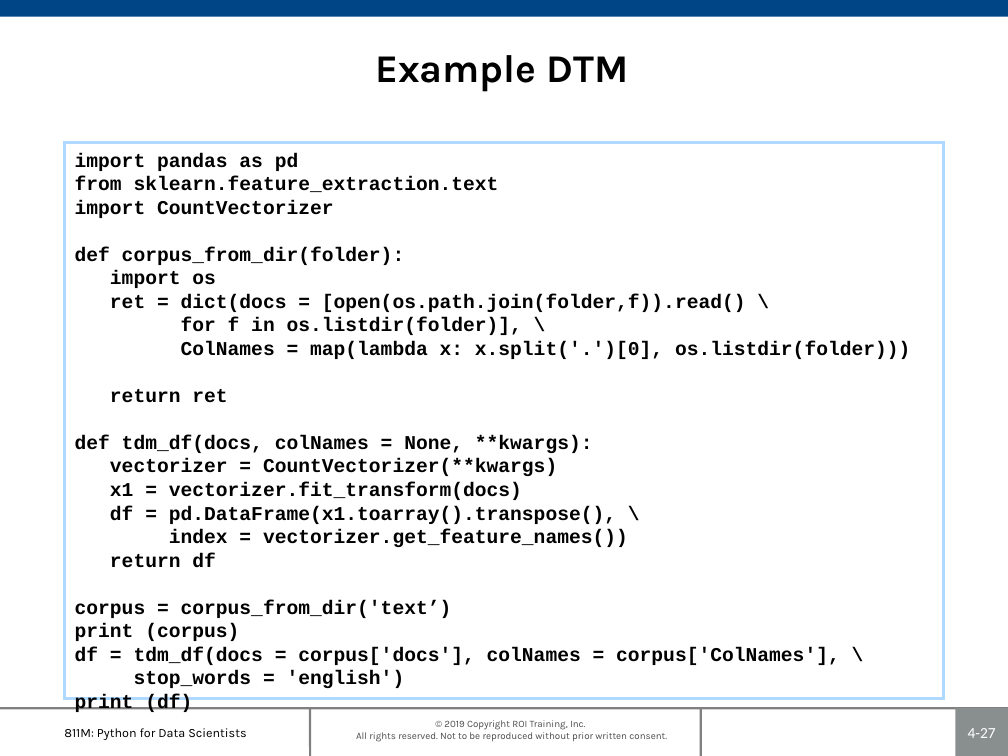
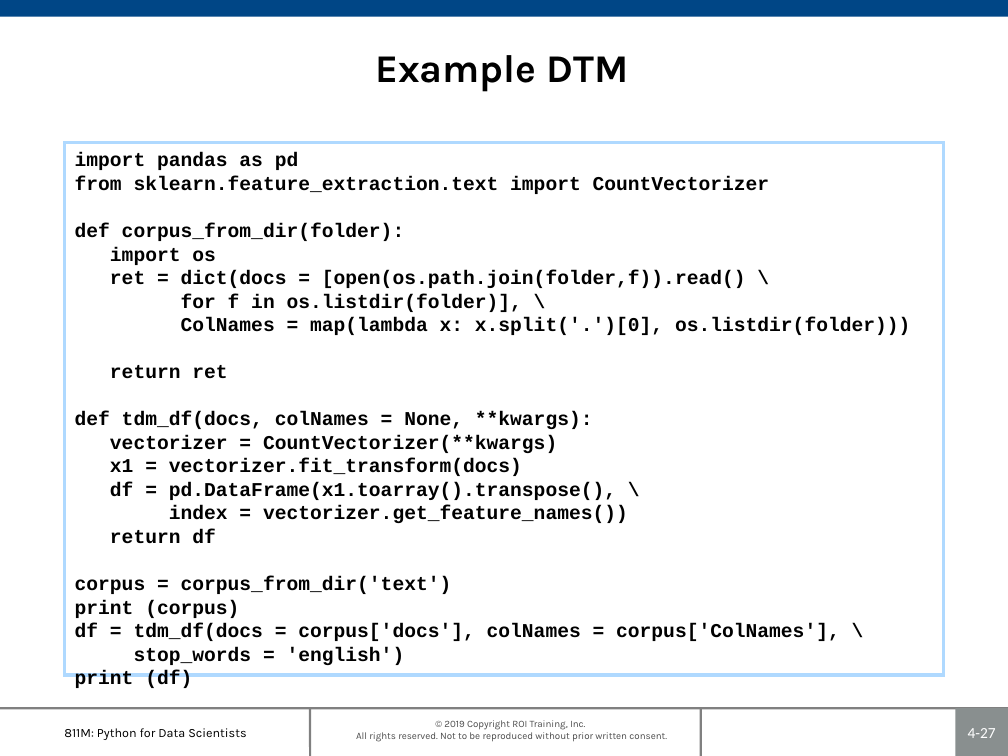
Before and after one commit to roitraining/PythonML, a slide deck: slide 27 of 811M-Ch04_DataPreparation.pptx. Drawn at 1008x756 pixels with LibreOffice and Linux fonts; fonts in the diff are those of the drawing; background and template pictures are left out. Boxes give left, top, right and bottom in pixels: in the first picture for what was removed or moved away, otherwise in the second. Text is boxed around its words. In the diff, an @@ line names an element or a change of style, - is before the commit and + after.

```diff
--- a/811M-Ch04_DataPreparation.pptx
+++ b/811M-Ch04_DataPreparation.pptx
@@ rectangle "import pandas as pd": place and size @@
-rectangle "import pandas as pd" at (65,142,942,699)
+rectangle "import pandas as pd" at (65,142,942,674)
@@ text in rectangle at (75,176,770,194): text changed @@
-from sklearn.feature_extraction.text
-import CountVectorizer
+from sklearn.feature_extraction.text import CountVectorizer
@@ text in rectangle at (75,576,452,594): text changed @@
-corpus = corpus_from_dir('text’)
+corpus = corpus_from_dir('text')
```
Also in this commit, not shown: 4 other slides changed, 7 other files.
